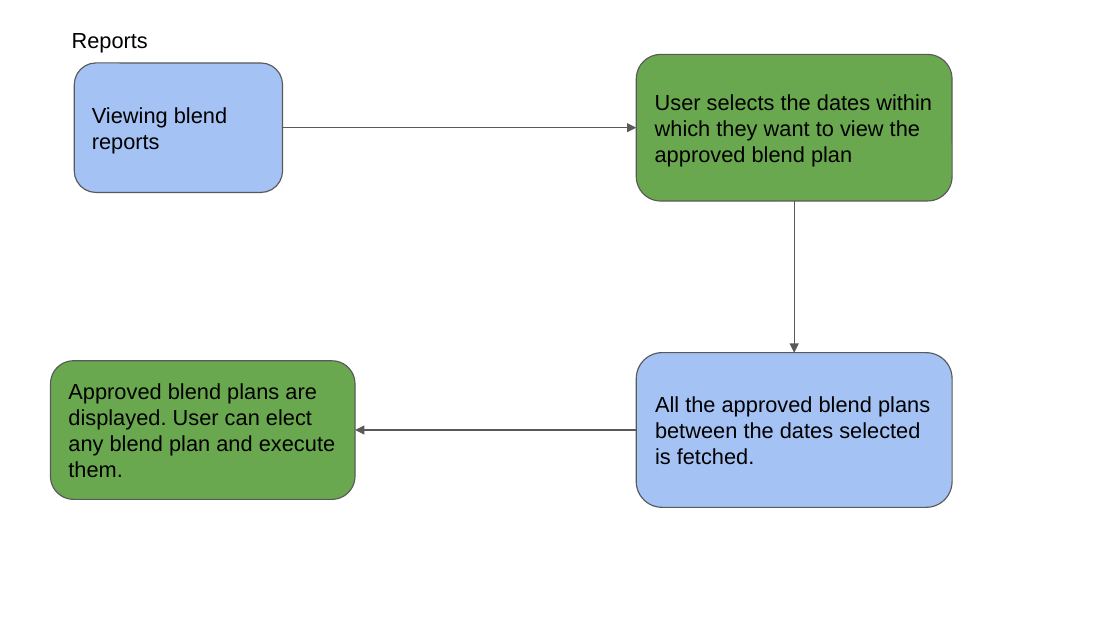
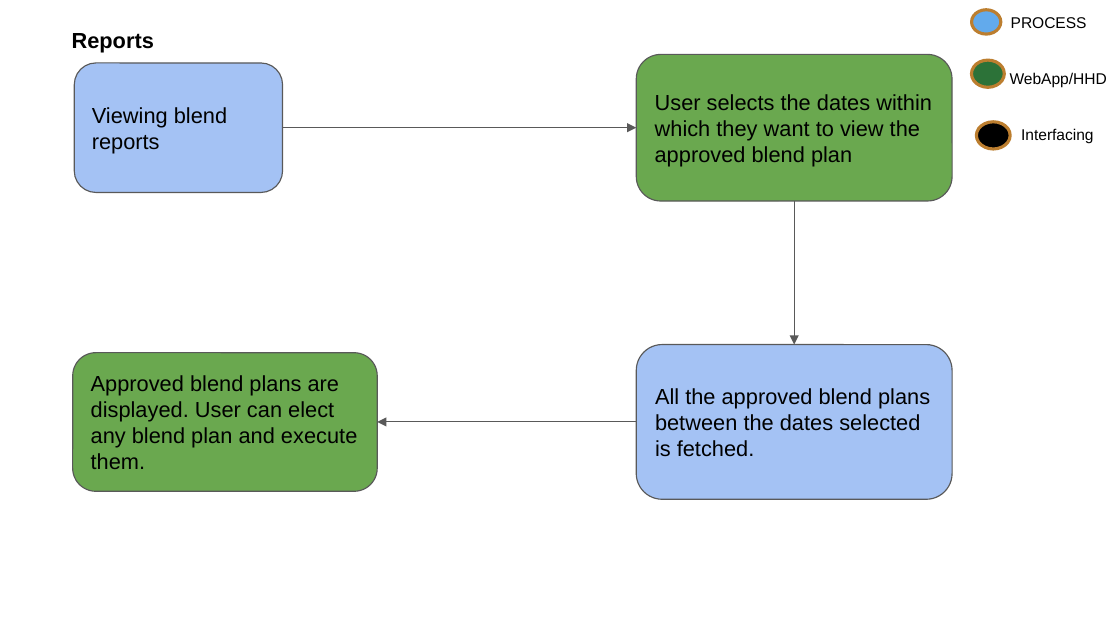
Before and after one commit to elogic-cscts/cscts_srs, a slide deck: slide 6 of Blending_SRS/blend-flow.pptx (slide 5 before the commit). Drawn at 1120x630 pixels with LibreOffice and Linux fonts; fonts in the diff are those of the drawing. Boxes give left, top, right and bottom in pixels: in the first picture for what was removed or moved away, otherwise in the second. Text is boxed around its words. In the diff, an @@ line names an element or a change of style, - is before the commit and + after.

```diff
--- a/Blending_SRS/blend-flow.pptx
+++ b/Blending_SRS/blend-flow.pptx
@@ text "Reports" at [72,33,154,52]: bold on @@
@@ ellipse added at [971,10,1000,35], fill #62AAEC, outline #BD7F2F 2 pt @@
@@ text added at [1011,17,1087,28], 10 pt, text #000000 @@
+PROCESS
@@ ellipse added at [971,60,1004,87], fill #2C7238, outline #BD7F2F 2 pt @@
@@ text added at [1010,72,1107,88], 10 pt, text #000000 @@
+WebApp/HHD
@@ ellipse added at [977,122,1010,149], fill #000000, outline #BD7F2F 2 pt @@
@@ text added at [1021,128,1093,143], 10 pt, text #000000 @@
+Interfacing
@@ arrow moved from (794, 200) - (794, 353) to (794, 200) - (794, 345) @@
@@ rounded rectangle "Approved blend plans are displayed. ...": place and size @@
-rounded rectangle "Approved blend plans are displayed. ..." at [50,361,355,500]
+rounded rectangle "Approved blend plans are displayed. ..." at [73,353,377,492]
@@ rounded rectangle "All the approved blend plans ...": place and size @@
-rounded rectangle "All the approved blend plans ..." at [636,353,952,507]
+rounded rectangle "All the approved blend plans ..." at [636,345,952,500]
@@ arrow moved from (636, 430) - (355, 430) to (636, 422) - (377, 422) @@
```
Also in this commit, not shown: 4 other slides changed, 1 slide added, 1 other file.
